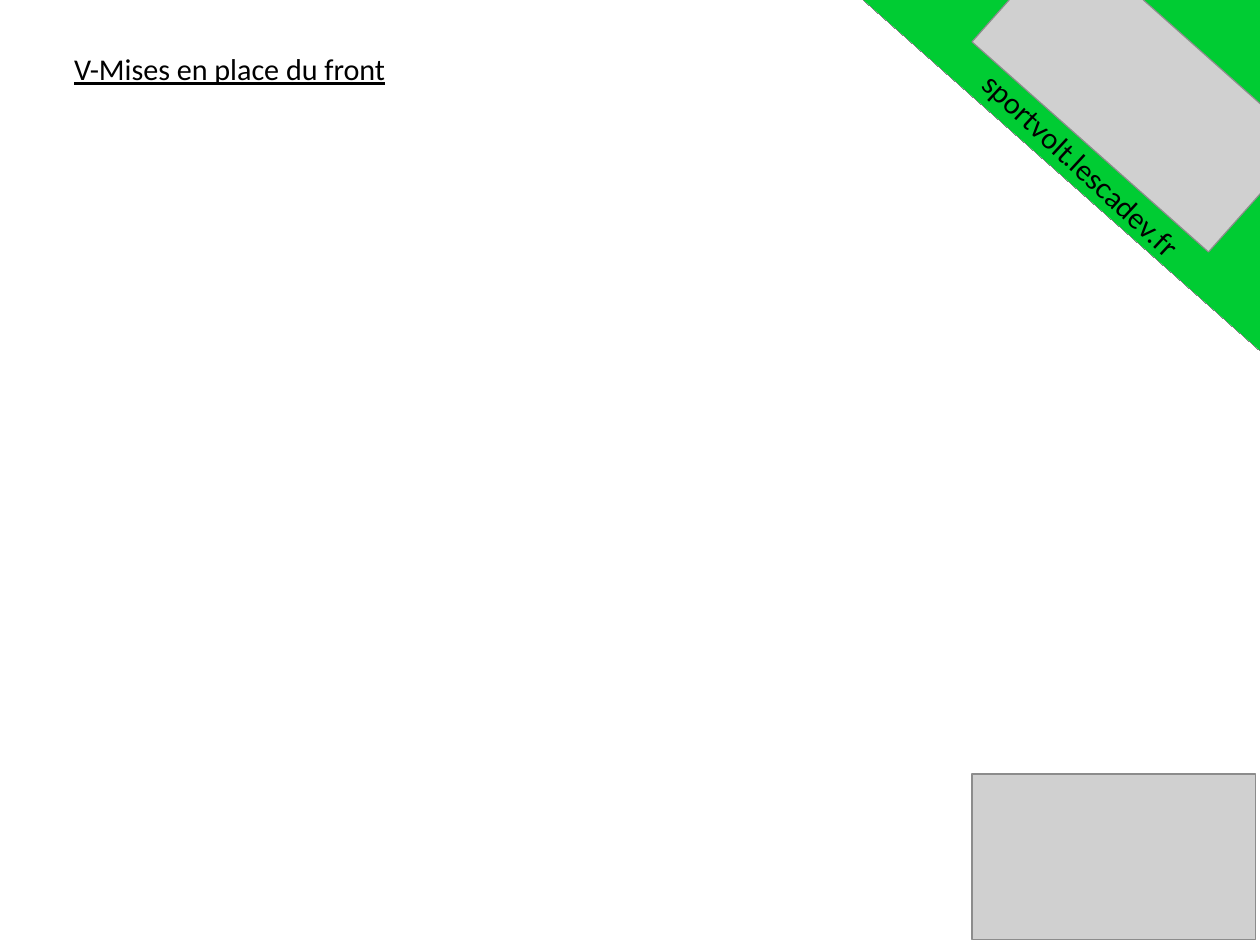
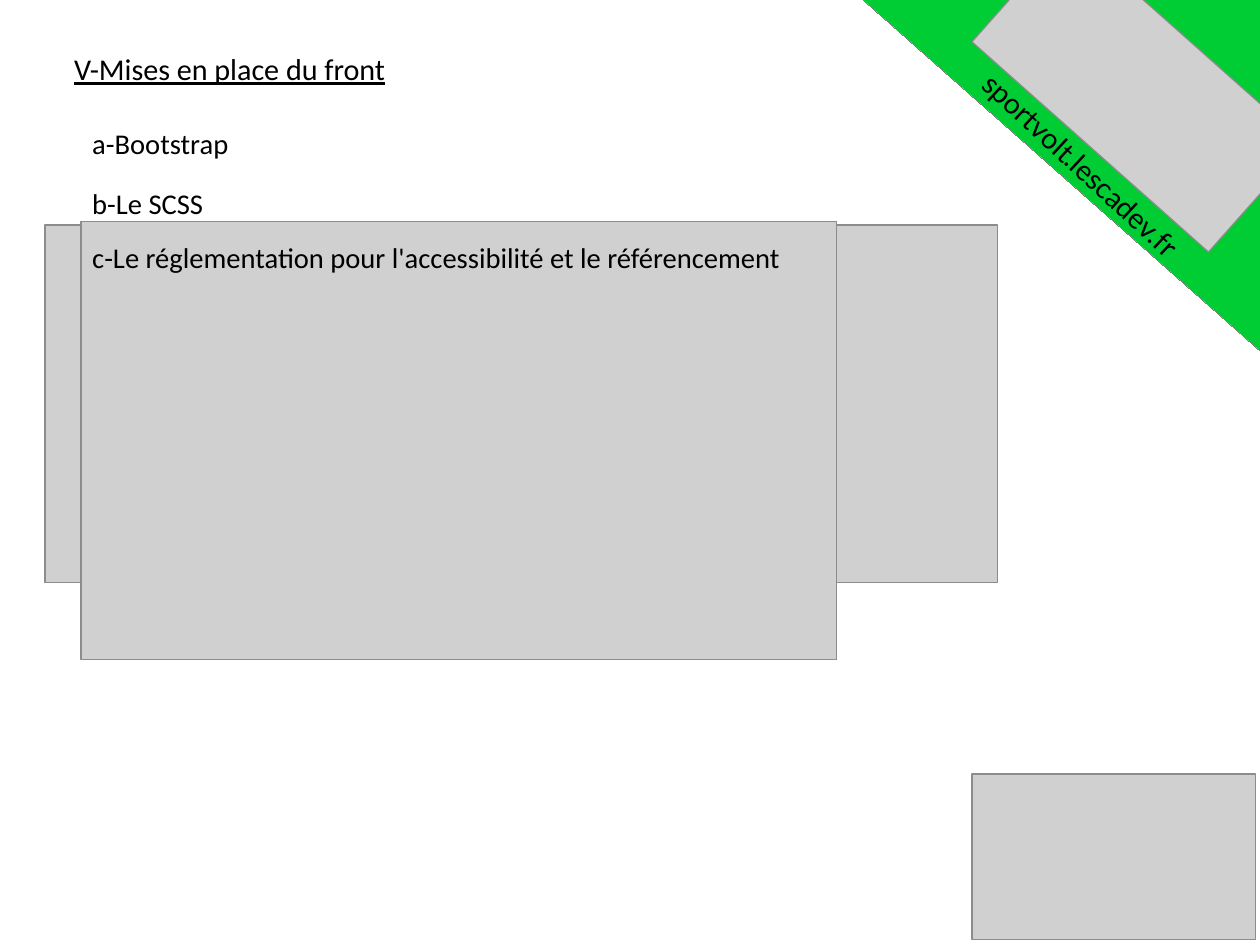
Before and after one commit to Papibadiste/ProjetFinDeFormation, a slide deck: slide 6 of CDC ect/diapo de la presentation.odp. Drawn at 1260x945 pixels with LibreOffice and Linux fonts; fonts in the diff are those of the drawing; grey boxes stand for pictures. Boxes give left, top, right and bottom in pixels: in the first picture for what was removed or moved away, otherwise in the second. Text is boxed around its words. In the diff, an @@ line names an element or a change of style, - is before the commit and + after.

```diff
--- a/CDC ect/diapo de la presentation.odp
+++ b/CDC ect/diapo de la presentation.odp
@@ text added at <box>92,135,228,159</box>, 18 pt, text #000000 @@
+a-Bootstrap
@@ text added at <box>92,194,204,215</box>, 18 pt, text #000000 @@
+b-Le SCSS
@@ picture added at <box>45,225,997,582</box> @@
@@ picture added at <box>81,222,837,660</box> @@
@@ text added at <box>92,248,779,273</box>, 18 pt, text #000000 @@
+c-Le réglementation pour l'accessibilité et le référencement
```
Also in this commit, not shown: 2 other slides changed, 7 other files.
